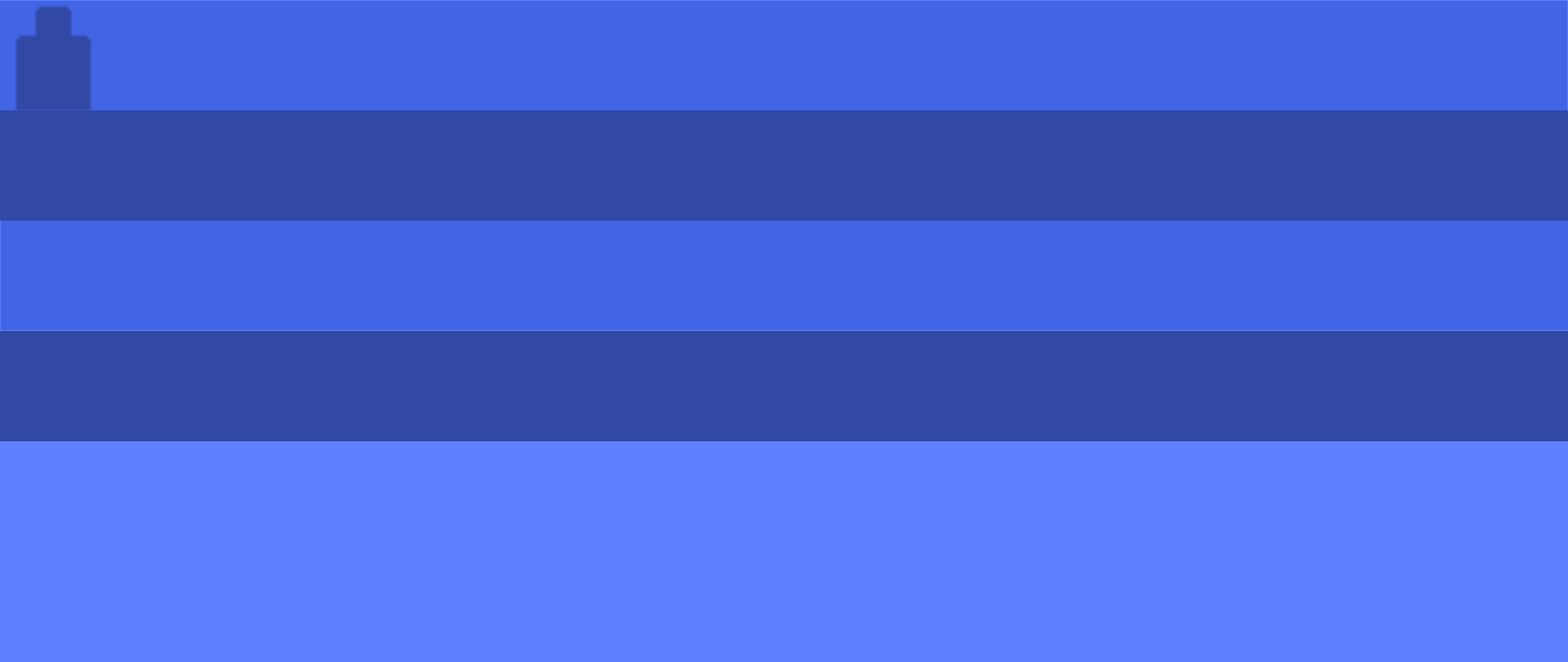
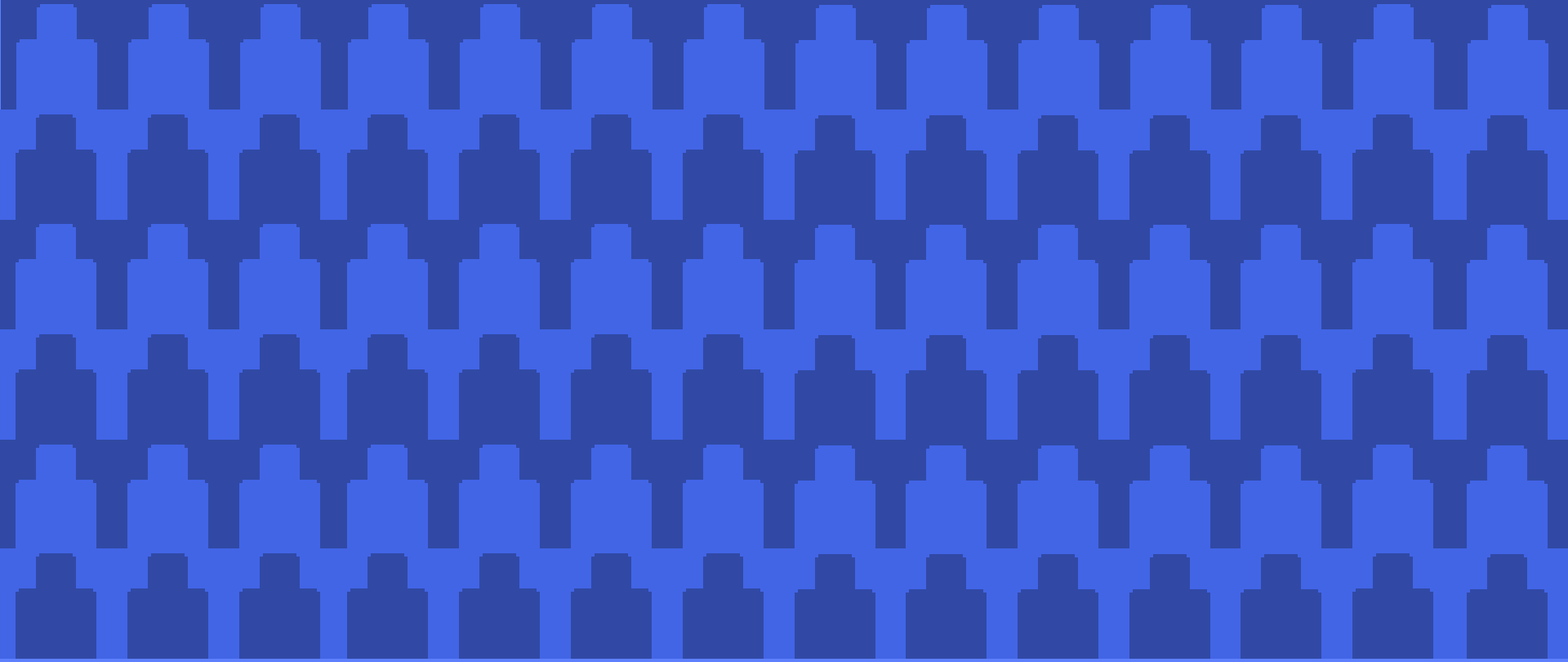
Layered file, before and after one edit (1568x662). Changes by layer:
added layer "Copia de Copia de barraConPersonas1.png" above "Copia de barraConPersonas1.png" over left=0, top=547, right=1568, bottom=659
renamed "Copia de Copia de Copia de Fondo" to "Copia de barraConPersonas1.png", painted on it over left=0, top=329, right=1568, bottom=440
renamed "Copia de Copia de Fondo" to "barraConPersonas1.png", painted on it over left=0, top=109, right=1568, bottom=220
added layer "Copia de Copia de barraConPersonas2.png" above "Copia de barraConPersonas2.png" over left=0, top=441, right=1568, bottom=550
renamed "Copia de Copia de Fondo #1" to "Copia de barraConPersonas2.png", painted on it over left=0, top=218, right=1568, bottom=330
removed layer "Copia de Fondo" over left=0, top=0, right=1568, bottom=112
renamed "Copia de Fondo #1" to "barraConPersonas2.png", moved it above "Fondo", painted on it over left=0, top=0, right=1568, bottom=111
